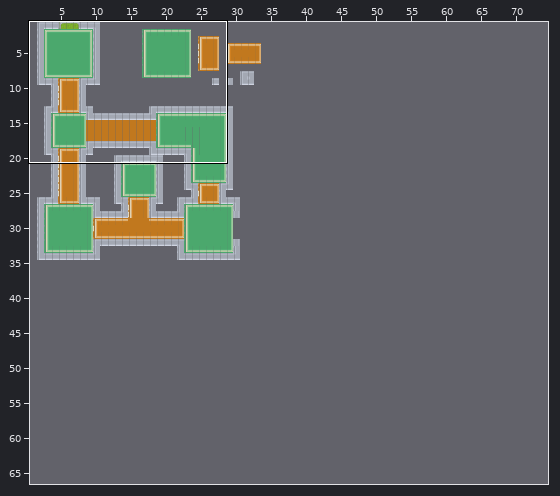
Tiled map: ProjectCRYPT/Content/dungeon1.tmx. Above, an overview of the earlier version with the close-up marked.
Close-up. As it was:
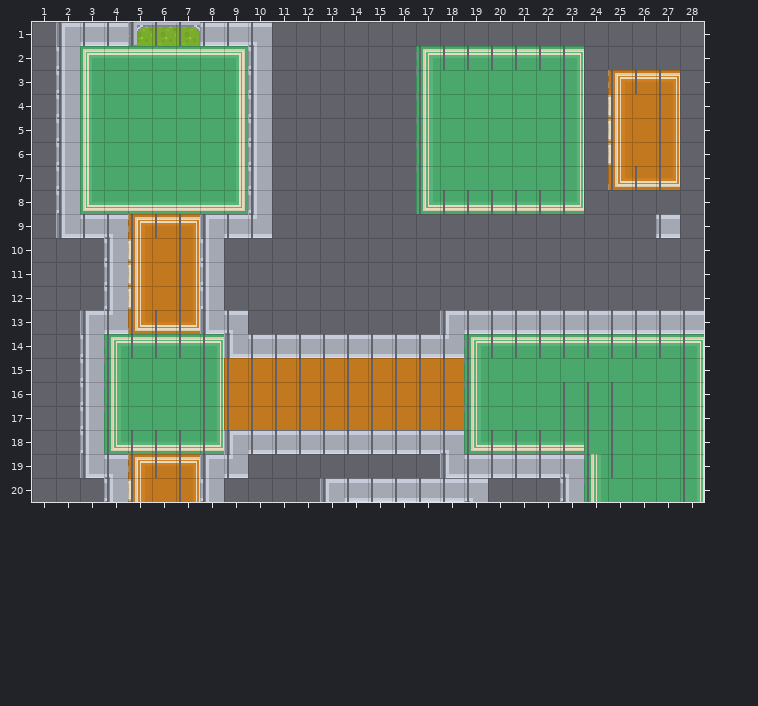
Cells are 16x16 px. Shown: x 1..28, y 1..20. The commit also changed other parts of the map, which this record leaves out. Tiles whose own drawing changed are shown in their newer look in all pictures.
New version:
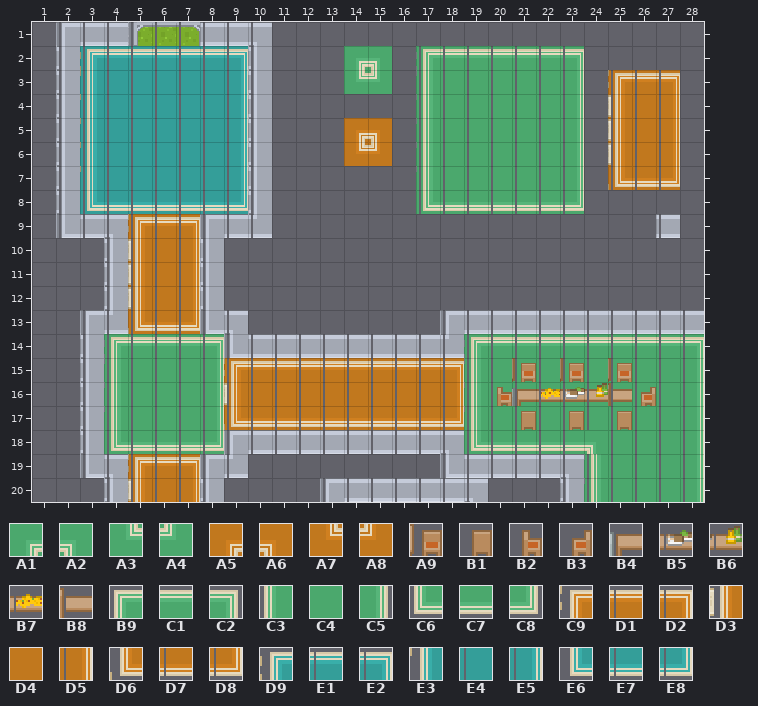
Key: from "greencorner": A1 0, A2 1, A3 2, A4 3; from "orangecorners": A5 0, A6 1, A7 2, A8 3; from "roguelike": A9 133, B1 134, B2 135, B3 136, B4 197, B5 239, B6 240, B7 241, B8 312, B9 922, C1 923, C2 924, C3 979, C4 980, C5 981, C6 1036, C7 1037, C8 1038, C9 1093, D1 1094, D2 1095, D3 1150, D4 1151, D5 1152, D6 1207, D7 1208, D8 1209, D9 1264, E1 1265, E2 1266, E3 1321, E4 1322, E5 1323, E6 1378, E7 1379, E8 1380.
__ is an empty cell, ## one hidden under a higher layer, .. an unchanged one.
Tiles of an added or newly shown layer are drawn over the layers below it.
Edits made:
--- layer "Ground"
@@ x 3..9 @@
- 2 C4 C4 C4 C4 C4 C4 C4
- 3 C4 ## ## ## ## ## C4
- 4 C4 ## ## ## ## ## C4
- 5 C4 ## ## ## ## ## C4
- 6 C4 ## ## ## ## ## C4
- 7 C4 ## ## ## ## ## C4
- 8 C4 C4 C4 C4 C4 C4 C4
+ 2 E4 E4 E4 E4 E4 E4 E4
+ 3 E4 E4 E4 E4 E4 E4 E4
+ 4 E4 E4 E4 E4 E4 E4 E4
+ 5 E4 E4 E4 E4 E4 E4 E4
+ 6 E4 E4 E4 E4 E4 E4 E4
+ 7 E4 E4 E4 E4 E4 E4 E4
+ 8 E4 E4 E4 E4 E4 E4 E4
--- layer "Ground Detail"
@@ x 3..26 @@
- 2 B9 C1 C1 C1 C1 C1 C2 .. .. .. .. __ __ .. .. .. .. .. .. .. .. .. .. ..
- 3 C3 C4 C4 C4 C4 C4 C5 .. .. .. .. __ __ .. .. C4 C4 C4 C4 C4 .. .. .. ..
- 4 C3 C4 C4 C4 C4 C4 C5 .. .. .. .. .. .. .. .. C4 C4 C4 C4 C4 .. .. .. D4
- 5 C3 C4 C4 C4 C4 C4 C5 .. .. .. .. __ __ .. .. C4 C4 C4 C4 C4 .. .. .. D4
- 6 C3 C4 C4 C4 C4 C4 C5 .. .. .. .. __ __ .. .. C4 C4 C4 C4 C4 .. .. .. D4
- 7 C3 C4 C4 C4 C4 C4 C5 .. .. .. .. .. .. .. .. C4 C4 C4 C4 C4 .. .. .. ..
- 8 C6 C7 C7 C7 C7 C7 C8 .. .. .. .. .. .. .. .. .. .. .. .. .. .. .. .. ..
+ 2 D9 E1 E1 E1 E1 E1 E2 .. .. .. .. A1 A2 .. .. .. .. .. .. .. .. .. .. ..
+ 3 E3 __ __ __ __ __ E5 .. .. .. .. A3 A4 .. .. __ __ __ __ __ .. .. .. ..
+ 4 E3 __ __ __ __ __ E5 .. .. .. .. .. .. .. .. __ __ __ __ __ .. .. .. __
+ 5 E3 __ __ __ __ __ E5 .. .. .. .. A5 A6 .. .. __ __ __ __ __ .. .. .. __
+ 6 E3 __ __ __ __ __ E5 .. .. .. .. A7 A8 .. .. __ __ __ __ __ .. .. .. __
+ 7 E3 __ __ __ __ __ E5 .. .. .. .. .. .. .. .. __ __ __ __ __ .. .. .. ..
+ 8 E6 E7 E7 E7 E7 E7 E8 .. .. .. .. .. .. .. .. .. .. .. .. .. .. .. .. ..
@@ x 6..6 @@
-10 D4
-11 D4
-12 D4
+10 __
+11 __
+12 __
@@ x 5..27 @@
-15 C4 C4 C4 .. __ __ __ __ __ __ __ __ __ __ .. C4 C4 C4 C4 C4 C4 C4 C4
-16 C4 C4 C4 .. __ .. .. .. .. .. .. .. .. __ .. C4 C4 C4 .. .. .. C4 C4
-17 C4 C4 C4 .. __ __ __ __ __ __ __ __ __ __ .. C4 C4 C4 .. .. .. C4 C4
-18 .. .. .. .. .. .. .. .. .. .. .. .. .. .. .. .. .. .. .. __ .. C4 C4
-19 .. .. .. .. .. .. .. .. .. .. .. .. .. .. .. .. .. .. .. .. .. C4 C4
-20 .. D4 .. .. .. .. .. .. .. .. .. .. .. .. .. .. .. .. .. .. C4 C4 C4
+15 __ __ __ .. C9 D1 D1 D1 D1 D1 D1 D1 D1 D2 .. __ __ __ __ __ __ __ __
+16 __ __ __ .. D3 .. .. .. .. .. .. .. .. D5 .. __ __ __ .. .. .. __ __
+17 __ __ __ .. D6 D7 D7 D7 D7 D7 D7 D7 D7 D8 .. __ __ __ .. .. .. __ __
+18 .. .. .. .. .. .. .. .. .. .. .. .. .. .. .. .. .. .. .. A2 .. __ __
+19 .. .. .. .. .. .. .. .. .. .. .. .. .. .. .. .. .. .. .. .. .. __ __
+20 .. __ .. .. .. .. .. .. .. .. .. .. .. .. .. .. .. .. .. .. __ __ __
--- layer "Room Detail" (added)
@@ x 20..26 @@
-15 .. __ .. __ .. __ ..
-16 __ __ __ __ __ __ __
-17 .. __ .. __ .. __ ..
+15 .. A9 .. A9 .. A9 ..
+16 B2 B4 B7 B5 B6 B8 B3
+17 .. B1 .. B1 .. B1 ..
